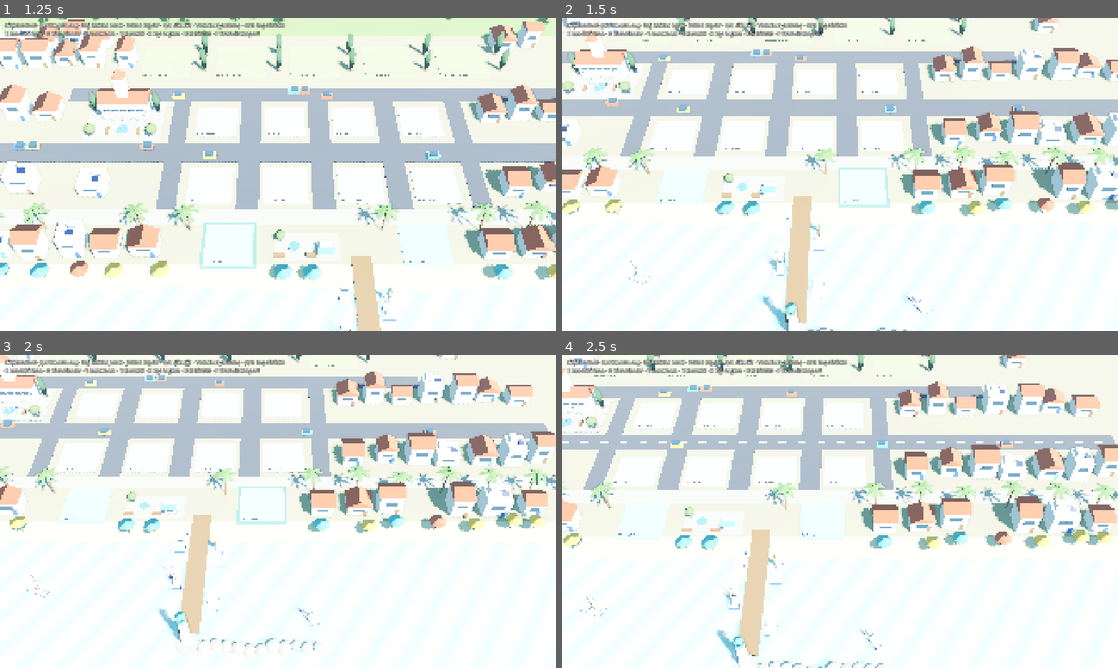
Above: before the commit, frames 1-4 (two rows, left to right).
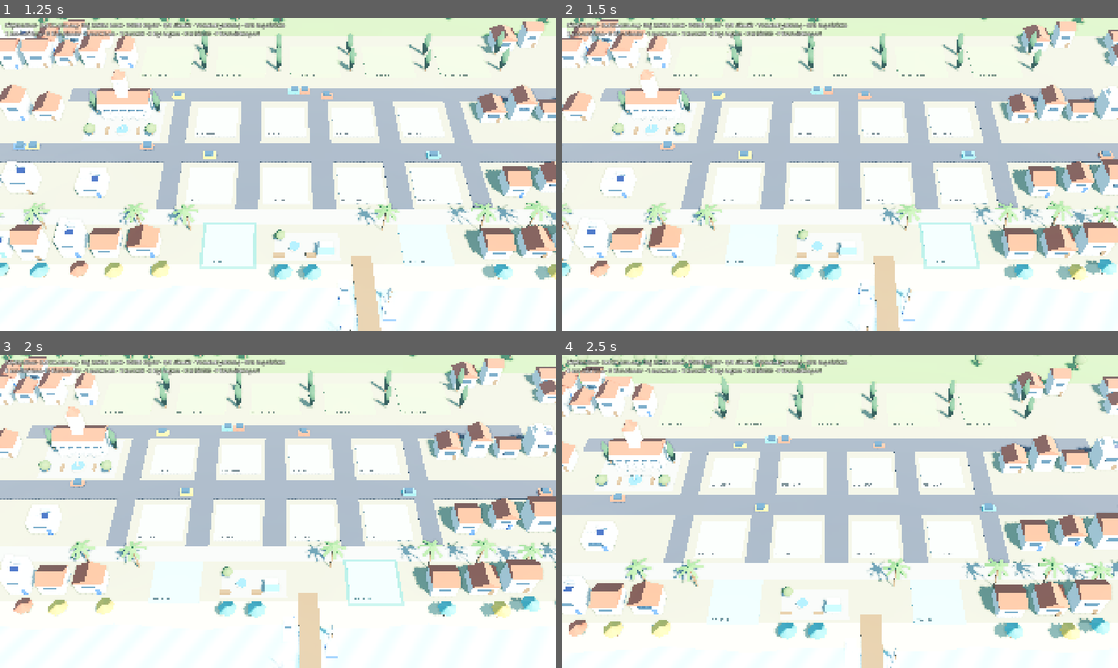
Above: after the commit, the same moments.

Repository: isikramazanoglu/antalya-2040
Game: Godot game, scene res://scenes/dev/CitySandbox.tscn
The game is run twice, just before and just after one commit, with the same random seed, the same clock (stepped at 60 frames per second) and the same inputs. This scene is started directly instead of the project's main scene.
Inputs (mouse positions are in pixels of both pictures, inside the frame that each line leads up to):
- Up to frame 1 (1.25 s): tap Enter at 0.5 s; move the mouse to (250, 237) at 0.52 s; press the mouse at (250, 237) at 0.53 s
- Up to frame 2 (1.5 s): release the mouse at (812, 237) at 1.25 s; drag from (1006, 221) to (812, 237) at 1.27 s
- Up to frame 3 (2 s): no input
- Up to frame 4 (2.5 s): move the mouse to (673, 464) at 2.02 s; press the mouse at (673, 464) at 2.03 s; tap W (cam_forward) at 2.1 s

Frame 1 is identical in both runs. In frame 2, 44% of the frame differs, in the area x 0-100%, y 0-100%; in frame 3, 42%; in frame 4, 47%.

Commit message:
world: plot_deselect_requested bağlantısı (v1.3), kamera yalnızca gerektiği kadar kayar (Prompt 6, Ekip A)
- CityWorld, BuildPanel kapanınca gelen plot_deselect_requested ile seçimi bırakır ve plot_deselected yayar
- CameraRig.bring_into_view arsayı ekran ortasına çekmek yerine güvenli alana girecek kadar kaydırır;
  ardışık seçimlerde kıyı arsaları alt çubuğun arkasına kaçmaz

Co-Authored-By: Claude Opus 5.5 <noreply@anthropic.com>

Diff:
--- a/scripts/world/camera_rig.gd
+++ b/scripts/world/camera_rig.gd
@@ -70,15 +70,18 @@
 	_target_pos = Vector3(point.x, position.y, point.z)
 
 
-## Nokta ekranın güvenli alanı dışındaysa kamerayı kaydırıp alanın ortasına getirir; içindeyse dokunmaz.
+## Nokta ekranın güvenli alanı dışındaysa kamerayı yalnızca alanın içine girecek kadar kaydırır;
+## içindeyse dokunmaz. Kamera gereksiz yere zıplamaz, şehrin geri kalanı yerinde kalır.
 func bring_into_view(point: Vector3) -> void:
 	var view := get_viewport().get_visible_rect().size
 	var safe := Rect2(safe_area.position * view, safe_area.size * view)
 	var screen := _camera.unproject_position(point)
 	if safe.has_point(screen) and not _camera.is_position_behind(point):
 		return
+	var margin := view * 0.04
+	var inner := safe.grow_individual(-margin.x, -margin.y, -margin.x, -margin.y)
 	var from = _ground_at(screen)
-	var to = _ground_at(safe.get_center())
+	var to = _ground_at(screen.clamp(inner.position, inner.end))
 	if from != null and to != null:
 		_target_pos += from - to
 
--- a/scripts/world/city_world.gd
+++ b/scripts/world/city_world.gd
@@ -22,6 +22,8 @@
 	EventBus.phase_changed.connect(_on_phase_changed)
 	EventBus.crisis_started.connect(_on_crisis_started)
 	EventBus.crisis_resolved.connect(_on_crisis_resolved)
+	# Sözleşme v1.3: BuildPanel kapanınca seçim bırakılır; seçili arsa varsa plot_deselected yayılır.
+	EventBus.plot_deselect_requested.connect(_deselect)
 	# Sahne yeniden açıldıysa GameState'teki binaları animasyonsuz geri kur.
 	for plot in get_plots():
 		var building_id := GameState.get_building_on(plot.plot_id)
